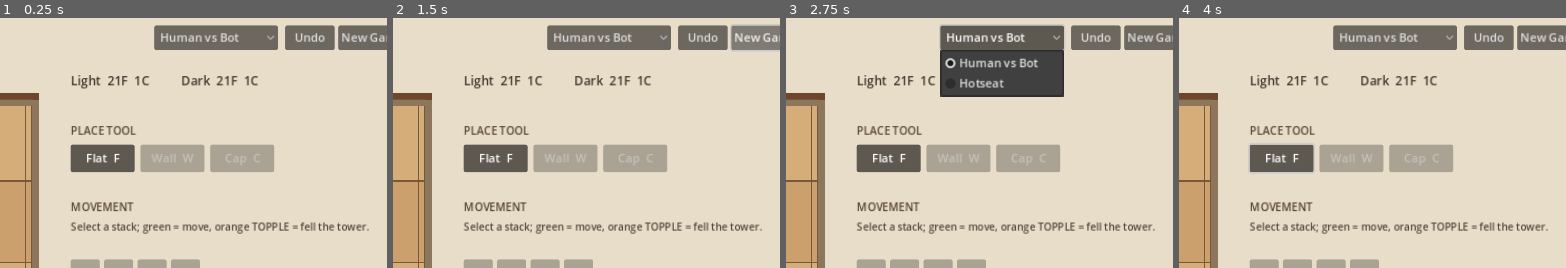
Above: before the commit, frames 1-4 (left to right).
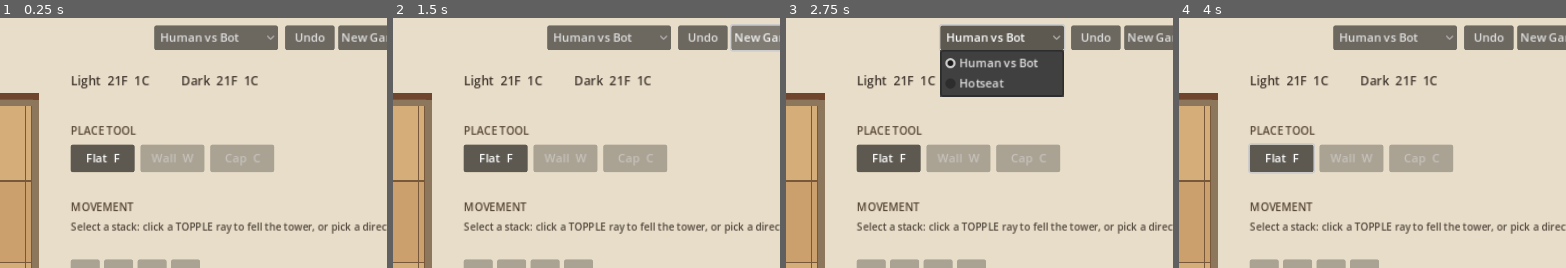
Above: after the commit, the same moments.

Repository: orbitmechanic/tak
Game: Godot game, scene res://scenes/Main.tscn
Two runs of this game, one before a commit and one after it. Both use one fixed random seed, a clock stepped at 60 frames per second and the inputs below.
Inputs:
- Up to frame 1 (0.25 s): no input
- Up to frame 2 (1.5 s): click "New Game" at 0.5 s; click "New Game" at 1.25 s
- Up to frame 3 (2.75 s): click "Human vs Bot" at 2 s
- Up to frame 4 (4 s): click "Undo" at 2.75 s; click "Flat F" at 3.5 s
The pictures show only the part of the screen within x 50-100%, y 0-50%; the shares and areas given below are measured in that part.

The runs differ from the first frame. In frame 1, 1.4% of the frame differs, in the area x 35-100%, y 81-87%; in frame 2, 1.4%; in frame 3, 1.4%; in frame 4, 1.4%.

Commit message:
Capstones block all stacking and pass-over (nothing may land on or cross a capstone-topped cell); clicking any topple-ray cell now fells the tower unless a direction is picked first (carry-move); tests inverted/extended to 50

Diff:
--- a/Probe.gd
+++ b/Probe.gd
@@ -260,10 +260,13 @@
 func _test_capstone_stacking() -> void:
 	var a: TakState = _normal_state()
 	a.current = 0
-	_put(a, 10, 0, TakState.CAPSTONE)
+	_put(a, 12, 0, TakState.CAPSTONE)
 	_put(a, 11, 0, TakState.FLAT)
-	a.apply_move({"kind": "move", "from": 11, "carry": 1, "dir": 1, "drops": [1]})
-	_check("flat stones may stack onto capstones", int(a.heights[10]) == 2 and a.piece_type(10) == TakState.FLAT, "flat could not stack on capstone")
+	_put(a, 10, 0, TakState.FLAT)
+	var flat_onto_cap: bool = a.is_legal({"kind": "move", "from": 11, "carry": 1, "dir": 0, "drops": [1]})
+	var flat_any_path: bool = a.is_legal({"kind": "move", "from": 11, "carry": 1, "dir": 0})
+	var pass_over_cap: bool = a.is_legal({"kind": "move", "from": 10, "carry": 2, "dir": 0, "drops": [1, 1]})
+	_check("nothing may be moved onto or over a capstone", not flat_onto_cap and not flat_any_path and not pass_over_cap, "capstone stacking or pass-over was accepted")
 	var b: TakState = _normal_state()
 	b.current = 1
 	_put(b, 10, 0, TakState.CAPSTONE)
@@ -359,6 +362,15 @@
 	var topples_shown: bool = game.topple_options.has(13) and game.topple_options.has(14) and bool(game.topple_options[14]["last"]) and not bool(game.topple_options[13]["last"])
 	game._on_cell_clicked(14)
 	var toppled: bool = int(game.state.heights[12]) == 0 and int(game.state.heights[13]) == 1 and int(game.state.heights[14]) == 1
+	game._new_game()
+	var s3 = game.state
+	s3.opening_done = PackedByteArray([1, 1])
+	s3.current = 0
+	_put(s3, 12, 0, TakState.FLAT)
+	_put(s3, 12, 0, TakState.CAPSTONE)
+	game._select_stack(12)
+	game._on_cell_clicked(13)
+	var ray_click_toppled: bool = int(game.state.heights[12]) == 0 and int(game.state.heights[13]) == 1 and int(game.state.heights[14]) == 1 and game.state.piece_type(14) == TakState.CAPSTONE
 	game.queue_free()
 	_check("selecting stack highlights destinations", dest_shown, "no highlight after stack selection")
 	_check("arrow key picks move direction", arrow_sets_direction, "left arrow did not select direction 1")
@@ -366,6 +378,7 @@
 	_check("road win ends game and is announced", announced, "winning road did not stop/announce game")
 	_check("UI marks topple path with last cell flagged", topples_shown, "topple options not shown on tower select")
 	_check("UI topple click fells tower", toppled, "clicking TOPPLE cell did not topple")
+	_check("clicking any ray cell topples when no direction picked", ray_click_toppled, "intermediate ray click moved instead of toppling")
 
 func _seeded_midgame_state() -> TakState:
 	var state: TakState = TakState.new()
--- a/scripts/main.gd
+++ b/scripts/main.gd
@@ -231,7 +231,7 @@
 		button.pressed.connect(_on_tool_pressed.bind(type))
 		tool_buttons.append(button)
 	_add_label("MOVEMENT", Vector2(665, 263), Vector2(150, 25), 15, Color("#554533"))
-	_add_label("Select a stack; green = move, orange TOPPLE = fell the tower.", Vector2(665, 291), Vector2(390, 48), 14, Color("#51473d"))
+	_add_label("Select a stack: click a TOPPLE ray to fell the tower, or pick a direction first to carry-move.", Vector2(665, 291), Vector2(390, 48), 14, Color("#51473d"))
 	for direction: int in range(4):
 		var names: Array[String] = ["→", "←", "↓", "↑"]
 		var positions: Array[Vector2] = [Vector2(665, 346), Vector2(711, 346), Vector2(757, 346), Vector2(803, 346)]
@@ -275,7 +275,7 @@
 	_update_hud()
 
 func _on_cell_clicked(cell: int) -> void:
-	if selected_from >= 0 and topple_options.has(cell) and bool(topple_options[cell]["last"]):
+	if selected_from >= 0 and selected_direction < 0 and topple_options.has(cell):
 		var topple_move: Dictionary = {"kind": "topple", "from": selected_from, "dir": int(topple_options[cell]["dir"])}
 		if state.is_legal(topple_move):
 			_commit_move(topple_move)
--- a/scripts/tak_state.gd
+++ b/scripts/tak_state.gd
@@ -259,12 +259,10 @@
 			return []
 		var stone: int = int(cells[from * MAX_STACK + step - 1])
 		var stone_type: int = stone % 3
-		if piece_type(cell) == WALL:
+		if piece_type(cell) == WALL or piece_type(cell) == CAPSTONE:
 			return []
 		if stone_type == WALL and int(heights[cell]) > 0:
 			return []
-		if stone_type == CAPSTONE and piece_type(cell) == CAPSTONE:
-			return []
 		result.append(cell)
 	return result
 
@@ -275,6 +273,8 @@
 	if destination < 0:
 		return
 	var top: int = piece_type(destination)
+	if top == CAPSTONE:
+		return
 	var bottom_type: int = piece_type(origin, int(heights[origin]) - carry)
 	if top == WALL:
 		if carry == 1 and bottom_type == CAPSTONE:
@@ -356,12 +356,12 @@
 	if destination < 0:
 		return false
 	var bottom: int = piece_type(origin, int(heights[origin]) - carry)
+	if piece_type(destination) == CAPSTONE:
+		return false
 	if piece_type(destination) == WALL:
 		return carry == 1 and bottom == CAPSTONE
 	if bottom == WALL:
 		return int(heights[destination]) == 0
-	if bottom == CAPSTONE and piece_type(destination) == CAPSTONE:
-		return false
 	return true
 
 func _path_legal_internal(origin: int, carry: int, direction: int, drops: Array) -> bool:
@@ -394,9 +394,9 @@
 		else:
 			if drop == 0:
 				return false
+			if top == CAPSTONE:
+				return false
 			if bottom_type == WALL and int(heights[cell]) > 0:
-				return false
-			if bottom_type == CAPSTONE and top == CAPSTONE:
 				return false
 		remaining -= drop
 		if is_last and drop < 1:
@@ -473,6 +473,9 @@
 					if _path_legal_internal(from, carry, direction, drops):
 						return _stamp_random_move(topple)
 				break
+			if top == CAPSTONE:
+				valid_walk = false
+				break
 			if bottom_type == WALL and int(heights[cell]) > 0:
 				valid_walk = false
 				break
Not shown, changed: README.md
